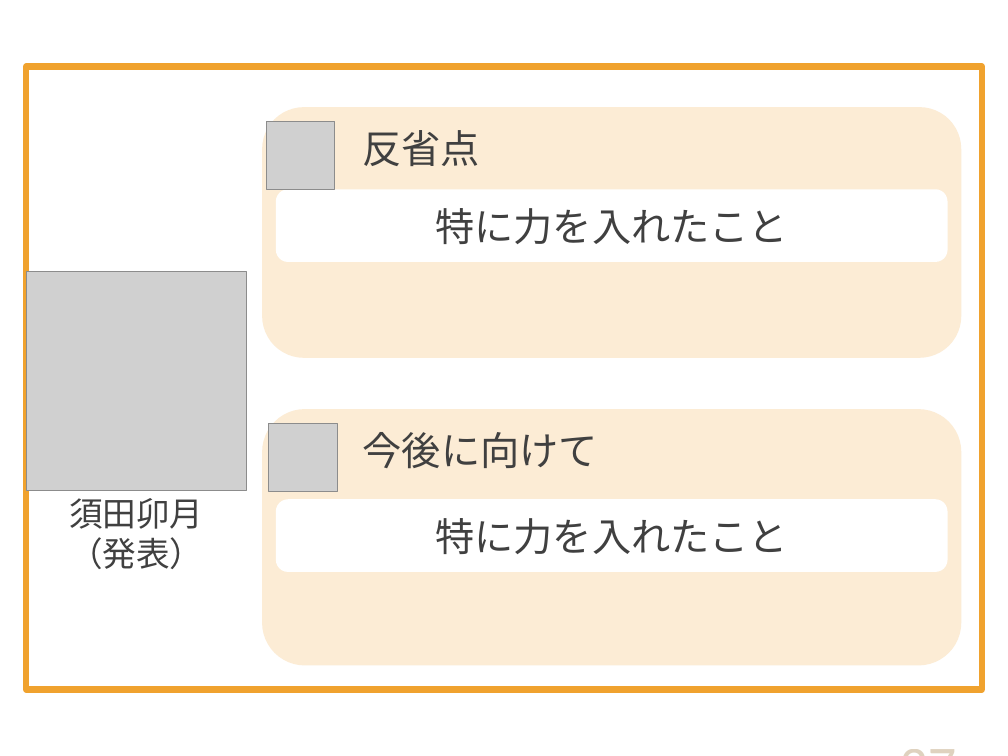
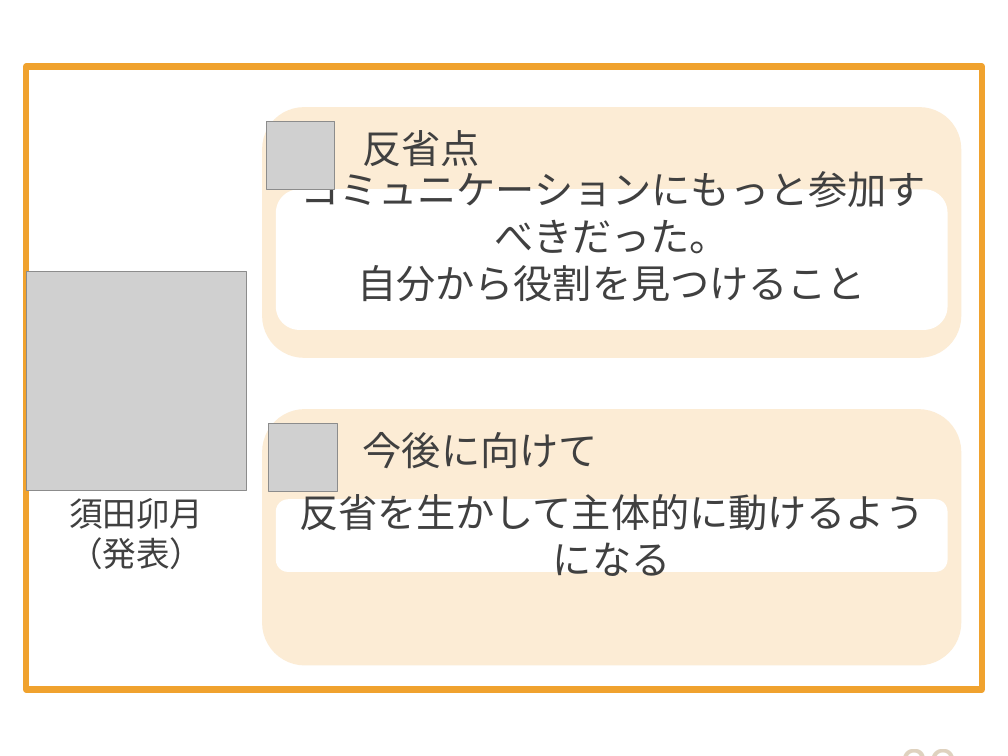
Before and after one commit to DOJO-2021/D-2, a slide deck: slide 29 of documents/プレゼン/Knowledge Holder_清書版.pptx (slide 27 before the commit). Drawn at 1008x756 pixels with LibreOffice and Linux fonts; fonts in the diff are those of the drawing; grey boxes stand for pictures. Boxes give left, top, right and bottom in pixels: in the first picture for what was removed or moved away, otherwise in the second. Text is boxed around its words. In the diff, an @@ line names an element or a change of style, - is before the commit and + after.

Commit message:
ppt

```diff
--- a/documents/プレゼン/Knowledge Holder_清書版.pptx
+++ b/documents/プレゼン/Knowledge Holder_清書版.pptx
@@ rounded rectangle "コミュニケーションにもっと参加すべきだった。": place and size @@
-rounded rectangle "コミュニケーションにもっと参加すべきだった。" at [276,190,948,262]
+rounded rectangle "コミュニケーションにもっと参加すべきだった。" at [276,190,948,331]
@@ text in rounded rectangle at [300,164,926,301]: text changed @@
-特に力を入れたこと
+コミュニケーションにもっと参加すべきだった。
+自分から役割を見つけること
@@ text in rounded rectangle at [299,487,924,585]: text changed @@
-特に力を入れたこと
+反省を生かして主体的に動けるようになる
@@ page number at [725,648,967,756]: text changed @@
-27
+29
```
Also in this commit, not shown: 7 other slides changed, 3 slides added, 1 slide removed.
